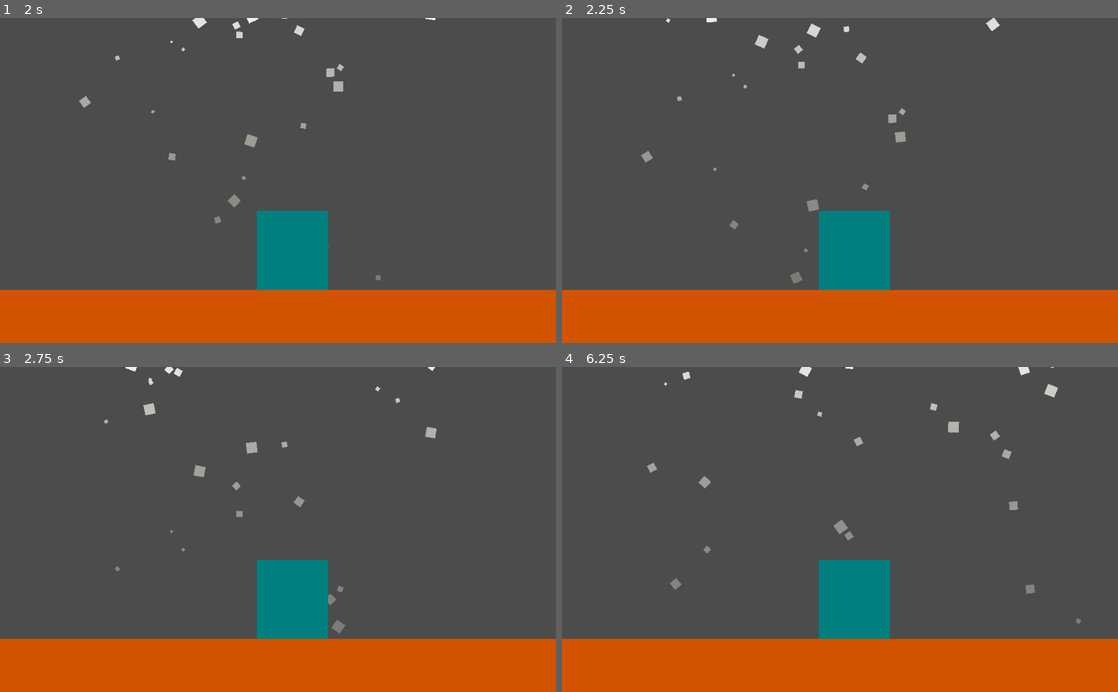
Above: before the commit, frames 1-4 (two rows, left to right).
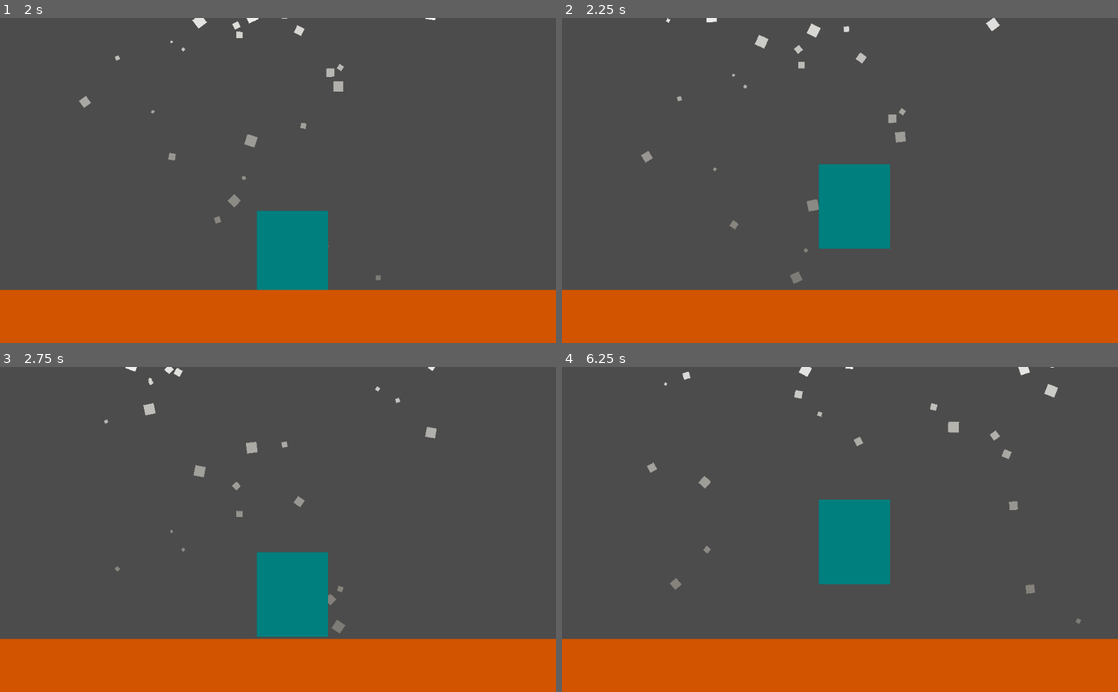
Above: after the commit, the same moments.

Repository: Bipinoli/godot_adventure
Game: Godot game, scene res://scenes/world.tscn
Two runs of this game, one before a commit and one after it. Both use one fixed random seed, a clock stepped at 60 frames per second and the inputs below.
Inputs:
- Up to frame 1 (2 s): hold Up (ui_up) 0.53-1.28 s
- Up to frame 2 (2.25 s): hold Up (ui_up) from 2.03 s (still down)
- Up to frame 3 (2.75 s): keep holding Up (ui_up)
- Up to frame 4 (6.25 s): release Up (ui_up) at 3.53 s; hold Up (ui_up) from 5.78 s (still down)

Frame 1 is identical in both runs. In frame 2, 3.5% of the frame differs, in the area x 46-59%, y 44-84%; in frame 3, 0.4%; in frame 4, 4.6%, in the area x 46-59%, y 40-84%.

Commit message:
player can double jump

Diff:
--- a/second/scenes/player.tscn
+++ b/second/scenes/player.tscn
@@ -1,11 +1,15 @@
-[gd_scene load_steps=4 format=2]
+[gd_scene load_steps=6 format=2]
 
 [ext_resource path="res://sprites/player.png" type="Texture" id=1]
-[ext_resource path="res://scripts/collisonShapeHandler.gd" type="Script" id=2]
+[ext_resource path="res://scripts/player.gd" type="Script" id=2]
+[ext_resource path="res://scripts/collisonShapeHandler.gd" type="Script" id=3]
+[ext_resource path="res://scripts/rayCastInit.gd" type="Script" id=4]
 
 [sub_resource type="RectangleShape2D" id=1]
 
 [node name="player" type="RigidBody2D"]
+gravity_scale = 15.0
+script = ExtResource( 2 )
 
 [node name="collisonShape" type="CollisionShape2D" parent="."]
 shape = SubResource( 1 )
@@ -15,4 +19,9 @@
 texture = ExtResource( 1 )
 
 [node name="collisonShapeHandler" type="Node" parent="."]
-script = ExtResource( 2 )
+script = ExtResource( 3 )
+
+[node name="raycast" type="RayCast2D" parent="."]
+
+[node name="rayCastInit" type="Node" parent="."]
+script = ExtResource( 4 )
--- /dev/null
+++ b/second/scenes/player_control_test.tscn
@@ -0,0 +1,13 @@
+[gd_scene load_steps=3 format=2]
+
+[ext_resource path="res://scenes/ground.tscn" type="PackedScene" id=1]
+[ext_resource path="res://scenes/player.tscn" type="PackedScene" id=2]
+
+[node name="Node2D" type="Node2D"]
+
+[node name="player" parent="." instance=ExtResource( 2 )]
+position = Vector2( 518.989, -11.9583 )
+
+[node name="ground" parent="." instance=ExtResource( 1 )]
+position = Vector2( 511.814, 569.214 )
+rotation = 1.5708
--- /dev/null
+++ b/second/scripts/player.gd
@@ -0,0 +1,32 @@
+# script: player.gd
+
+extends RigidBody2D
+
+
+export var jump_velocity := 700
+
+var jumped := 0
+var raycast
+
+func _ready():
+	raycast = get_node("raycast")
+
+func _process(delta):
+	if inGround():
+		if Input.is_action_just_pressed("ui_up"):
+			jump()
+			jumped = 1
+	else:
+		if jumped == 1 and Input.is_action_just_pressed("ui_up"):
+			jump()
+			jumped += 1
+
+func jump():
+	set_linear_velocity(Vector2(get_linear_velocity().x, -jump_velocity))
+
+func inGround():
+	var collider = raycast.get_collider()
+	if collider:
+		if collider.name == "ground":
+			return true
+	return false
--- /dev/null
+++ b/second/scripts/rayCastInit.gd
@@ -0,0 +1,10 @@
+extends Node
+
+func _ready():
+	var raycast = get_node("../raycast")
+	var sprite = get_node("../sprite")
+	var scale = sprite.get_transform().get_scale().y
+	var castLength = scale * sprite.get_rect().size.y / 2
+	raycast.set_cast_to(Vector2(0, castLength))
+	raycast.enabled = true
+	print("raycast length: ", castLength)
